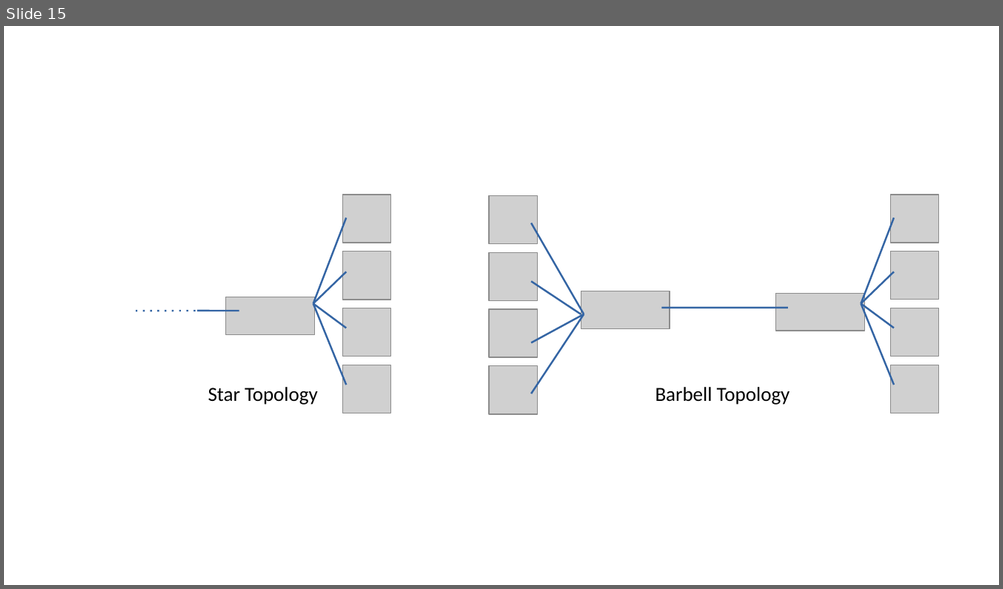
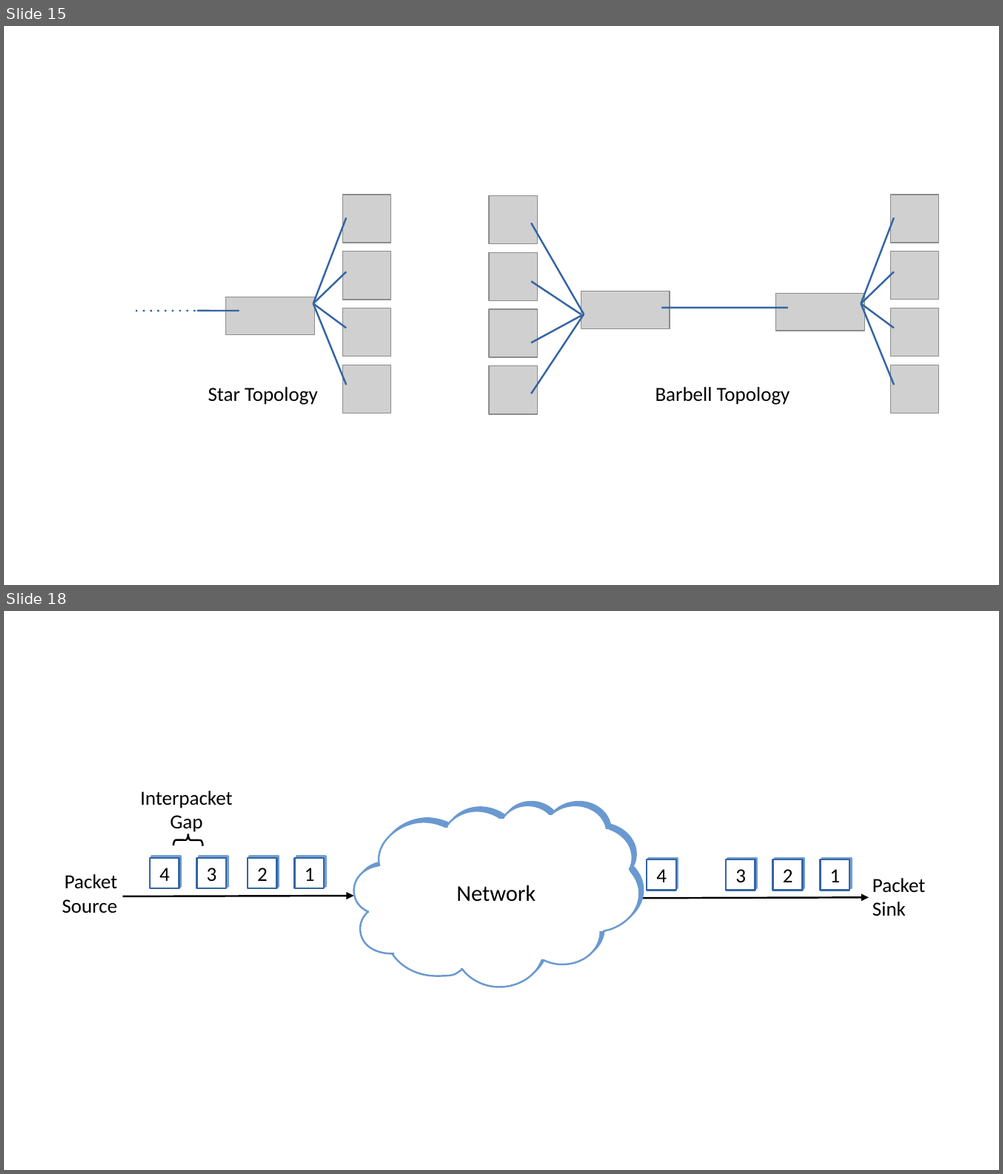
Before and after one commit to SystemsApproach/7E, a slide deck: introduction/figures/introduction.odp. Shown one above the other, each under a label of ours: slide 15 before the commit, slides 15 and 18 after it; the slides between them are not shown. The pictures are 1003x589 and 1003x1174 pixels, drawn with LibreOffice and Linux fonts; fonts in the diff are those of the drawing; grey boxes stand for pictures. Boxes give left, top, right and bottom in pixels: in the first picture for what was removed or moved away, otherwise in the second. Text is boxed around its words. In the diff, an @@ line names an element or a change of style, - is before the commit and + after.

```diff
--- a/introduction/figures/introduction.odp
+++ b/introduction/figures/introduction.odp
@@ slide 18 added at (4,611,999,1170), background #FFFFFF @@
@@ text added at (140,791,233,832), 16 pt, text #000000 @@
+Interpacket
+Gap
@@ freeform shape added at (173,834,204,847), outline #000000 1.45 pt @@
@@ text added at (62,874,117,914), 16 pt, text #000000 @@
+Packet
+Source
@@ rectangle added at (151,858,180,889), fill #FFFFFF, outline #3465A4 1.45 pt, 16 pt, text #000000 @@
+4
@@ rectangle added at (197,858,227,889), fill #FFFFFF, outline #3465A4 1.45 pt, 16 pt, text #000000 @@
+3
@@ rectangle added at (247,858,278,889), fill #FFFFFF, outline #3465A4 1.45 pt, 16 pt, text #000000 @@
+2
@@ rectangle added at (295,858,324,889), fill #FFFFFF, outline #3465A4 1.45 pt, 16 pt, text #000000 @@
+1
@@ rectangle added at (646,860,677,891), fill #FFFFFF, outline #3465A4 1.45 pt, 16 pt, text #000000 @@
+4
@@ rectangle added at (726,860,756,891), fill #FFFFFF, outline #3465A4 1.45 pt, 16 pt, text #000000 @@
+3
@@ rectangle added at (773,860,802,891), fill #FFFFFF, outline #3465A4 1.45 pt, 16 pt, text #000000 @@
+2
@@ rectangle added at (820,860,850,891), fill #FFFFFF, outline #3465A4 1.45 pt, 16 pt, text #000000 @@
+1
@@ arrow added from (123, 897) to (354, 896), #000000 1.45 pt @@
@@ text added at (456,886,535,902), 18 pt, text #000000 @@
+Network
@@ arrow added from (637, 898) to (868, 898), #000000 1.45 pt @@
@@ text added at (872,878,925,917), 16 pt, text #000000 @@
+Packet
+Sink
@@ group added at (354,806,640,988): 11 rectangles, 1 freeform shape @@
```
Also in this commit, not shown: 2 other slides added, 8 other files.
